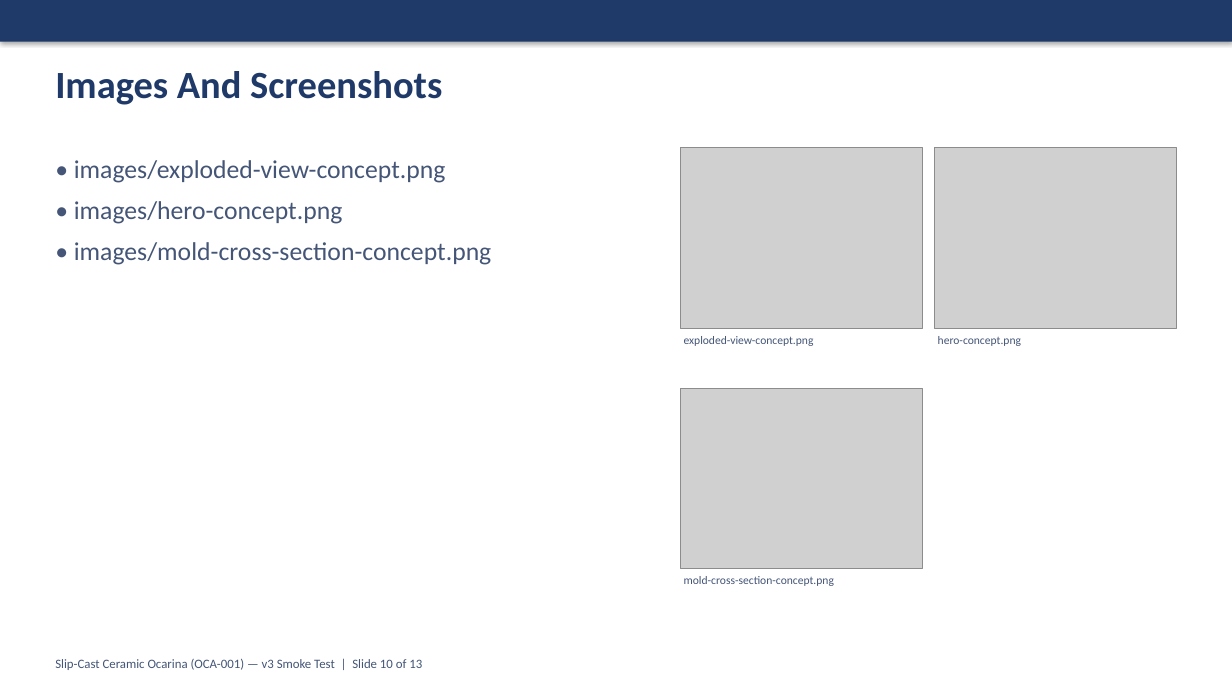
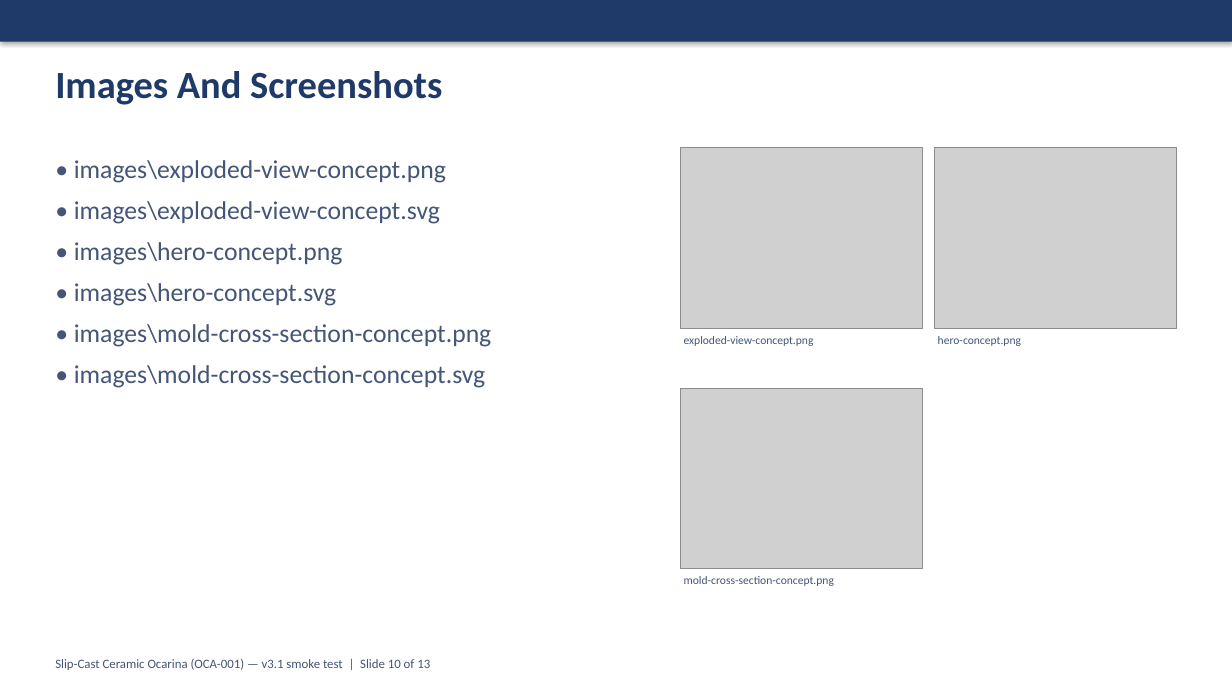
Before and after one commit to tonykoop/ocarina, a slide deck: slide 10 of capstone-deck.pptx. Drawn at 1232x693 pixels with LibreOffice and Linux fonts; fonts in the diff are those of the drawing; grey boxes stand for pictures. Boxes give left, top, right and bottom in pixels: in the first picture for what was removed or moved away, otherwise in the second. Text is boxed around its words. In the diff, an @@ line names an element or a change of style, - is before the commit and + after.

```diff
--- a/capstone-deck.pptx
+++ b/capstone-deck.pptx
@@ text at <box>74,160,491,388</box>: text changed @@
-• images/exploded-view-concept.png
-• images/hero-concept.png
-• images/mold-cross-section-concept.png
+• images\exploded-view-concept.png
+• images\exploded-view-concept.svg
+• images\hero-concept.png
+• images\hero-concept.svg
+• images\mold-cross-section-concept.png
+• images\mold-cross-section-concept.svg
@@ text at <box>55,659,430,670</box>: text changed @@
-Slip-Cast Ceramic Ocarina (OCA-001) — v3 Smoke Test | Slide 10 of 13
+Slip-Cast Ceramic Ocarina (OCA-001) — v3.1 smoke test | Slide 10 of 13
```
Also in this commit, not shown: 12 other slides changed, 5 other files.
